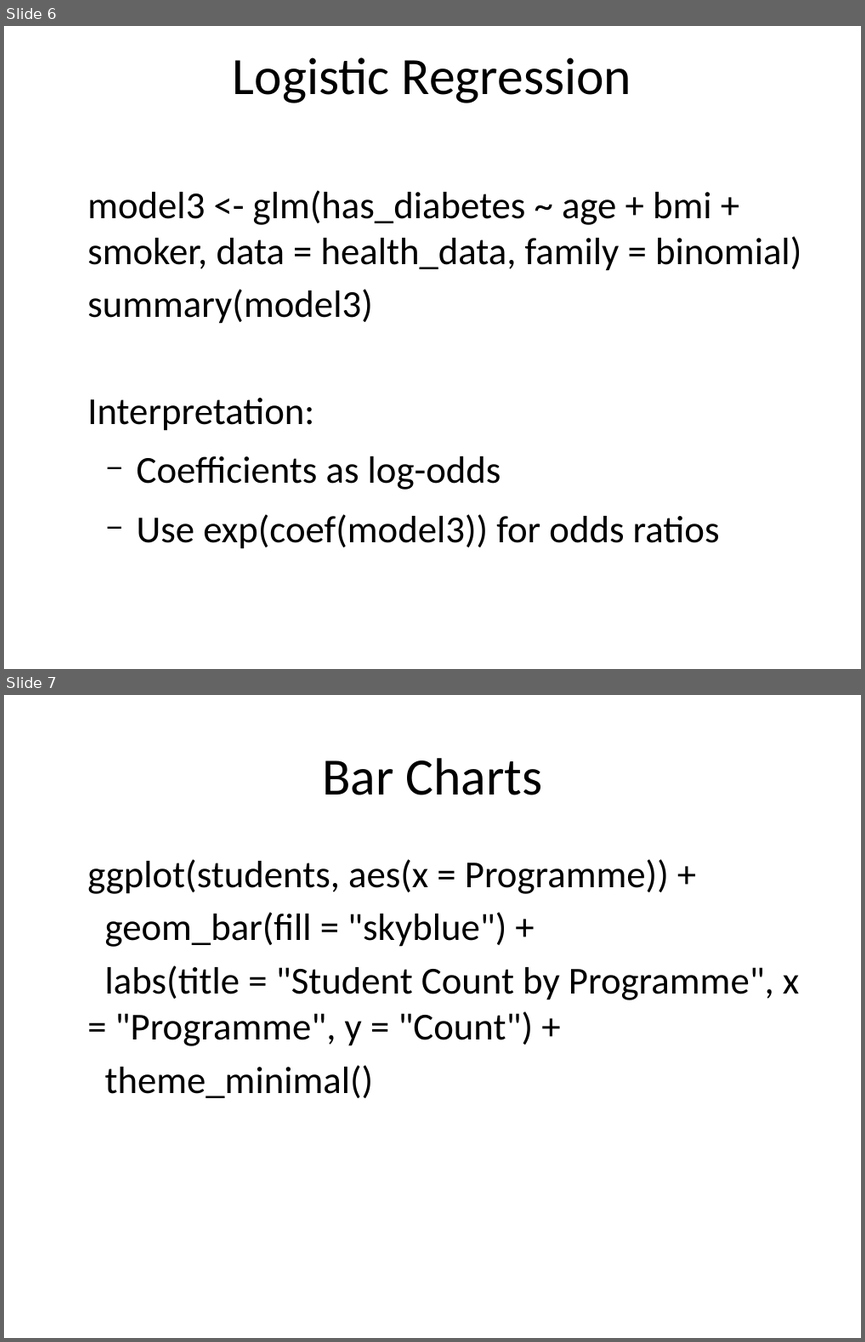
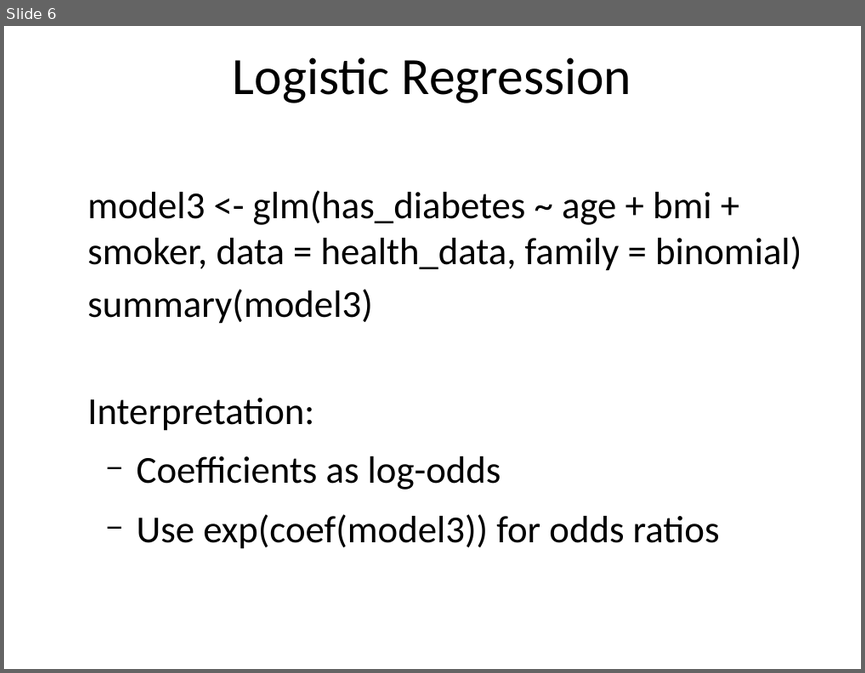
Before and after one commit to lacksinho/r-training-intro-visualization, a slide deck: Statistical-Modeling-and-Regression.pptx. Shown one above the other, each under a label of ours: slides 6 and 7 before the commit, slide 6 after it. The pictures are 865x1342 and 865x673 pixels, drawn with LibreOffice and Linux fonts; fonts in the diff are those of the drawing. Boxes give left, top, right and bottom in pixels: in the first picture for what was removed or moved away, otherwise in the second. Text is boxed around its words. In the diff, an @@ line names an element or a change of style, - is before the commit and + after.

```diff
--- a/Statistical-Modeling-and-Regression.pptx
+++ b/Statistical-Modeling-and-Regression.pptx
@@ slide 7 removed at <box>4,695,861,1338</box>, background #FFFFFF @@
@@ title removed at <box>322,758,542,795</box> @@
-Bar Charts
@@ text removed at <box>87,859,799,1098</box> @@
-ggplot(students, aes(x = Programme)) +
-geom_bar(fill = "skyblue") +
-labs(title = "Student Count by Programme", x = "Programme", y = "Count") +
-theme_minimal()
```
Also in this commit, not shown: 1 slide changed, 5 other slides removed, 5 other files.
